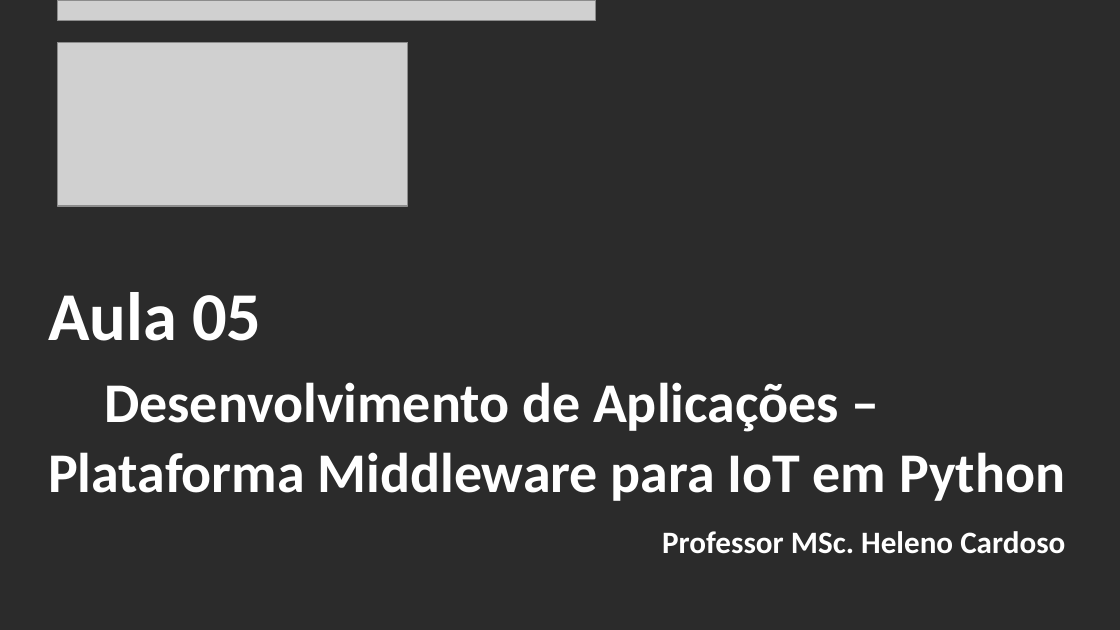
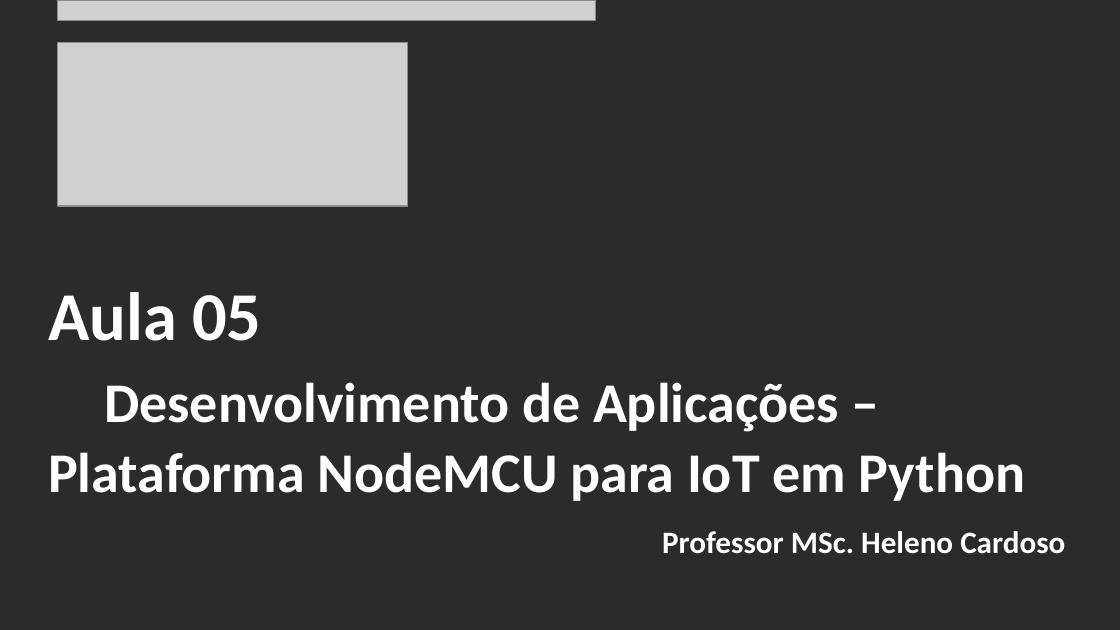
Before and after one commit to CloudEducationBrazil/WydenArea1AplicacaoCloudIndustria40Python, a slide deck: slide 2 of 01 Classes/Aula 05 - Aplicação Cloud Indústria 40 Python IoT Plataforma Nodemcu.pptx. Drawn at 1120x630 pixels with LibreOffice and Linux fonts; fonts in the diff are those of the drawing; grey boxes stand for pictures; background and template pictures are left out; a plain dark background stands for a picture behind light text. Boxes give left, top, right and bottom in pixels: in the first picture for what was removed or moved away, otherwise in the second. Text is boxed around its words. In the diff, an @@ line names an element or a change of style, - is before the commit and + after.

Commit message:
ppt Aula 05 IoT Python 03042023

```diff
--- a/01 Classes/Aula 05 - Aplicação Cloud Indústria 40 Python IoT Plataforma Nodemcu.pptx
+++ b/01 Classes/Aula 05 - Aplicação Cloud Indústria 40 Python IoT Plataforma Nodemcu.pptx
@@ title at bbox=[48, 292, 1025, 501]: text changed @@
-Aula 05
-Desenvolvimento de Aplicações – Plataforma Middleware para IoT em Python
+Aula 05
+Desenvolvimento de Aplicações –Plataforma NodeMCU para IoT em Python
```
Also in this commit, not shown: 5 other slides changed, 16 slides added.
